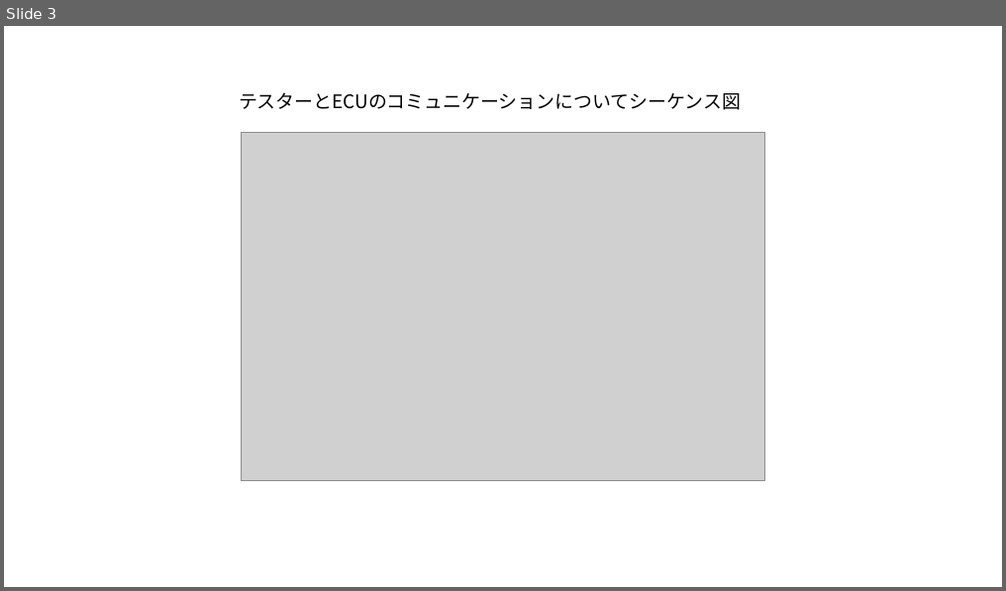
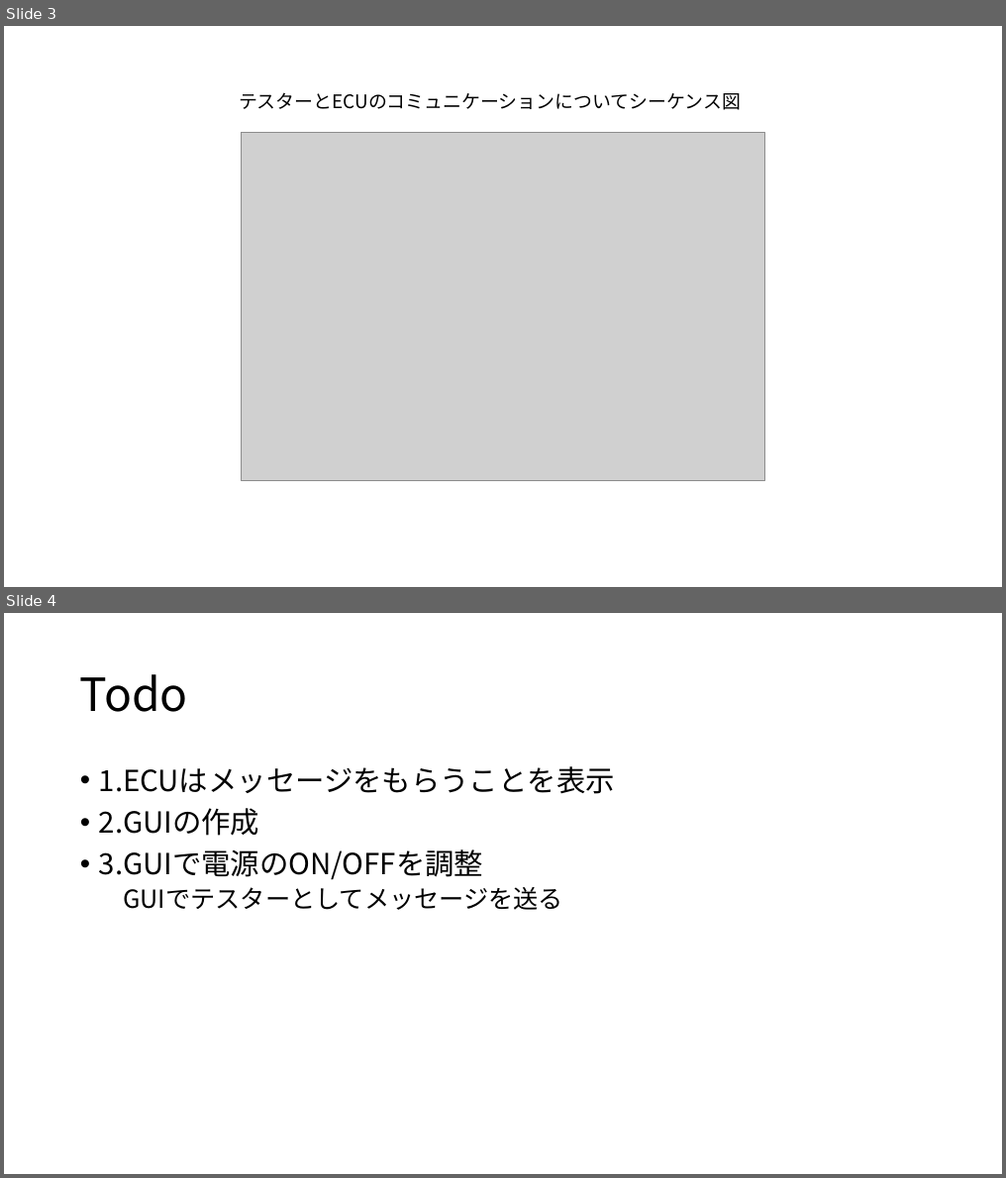
Before and after one commit to JiaxiaoH/ecu-simulator, a slide deck: ECU Simulater_v001.pptx. Shown one above the other, each under a label of ours: slide 3 before the commit, slides 3 and 4 after it. The pictures are 1006x591 and 1006x1178 pixels, drawn with LibreOffice and Linux fonts; fonts in the diff are those of the drawing; grey boxes stand for pictures. Boxes give left, top, right and bottom in pixels: in the first picture for what was removed or moved away, otherwise in the second. Text is boxed around its words. In the diff, an @@ line names an element or a change of style, - is before the commit and + after.

```diff
--- a/ECU Simulater_v001.pptx
+++ b/ECU Simulater_v001.pptx
@@ slide 4 added at (x1=4, y1=613, x2=1002, y2=1174), background #FFFFFF @@
@@ title added at (x1=80, y1=674, x2=188, y2=712), 44 pt, text #000000 @@
+Todo
@@ text added at (x1=99, y1=766, x2=615, y2=910), 28 pt, text #000000 @@
+• 1.ECUはメッセージをもらうことを表示
+• 2.GUIの作成
+• 3.GUIで電源のON/OFFを調整
+  GUIでテスターとしてメッセージを送る
```
Also in this commit, not shown: 1 other file.
